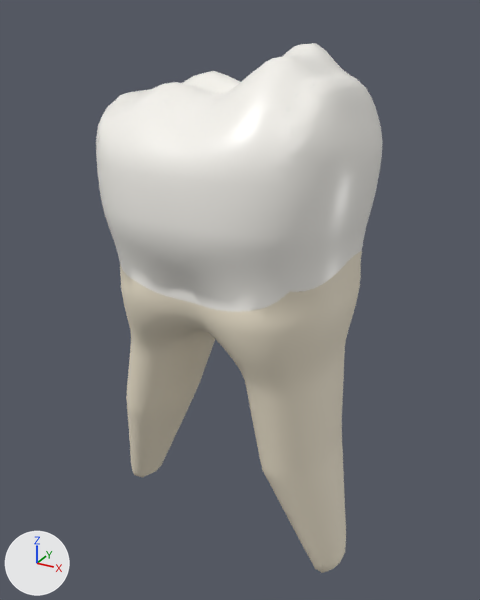
The glTF model public/models/teeth/84.glb as it was, and as the next commit left it.
One viewpoint serves both versions: a camera (50 mm lens) standing at (9.16, -16.64, 7.08) and looking at (-0.12, 0.24, -1.36). The lights are fixed; the arrows at lower left show +X, +Y and +Z. The first picture is the older version. Where no turn or scale is listed for an object, it has been applied to the vertices.

Script lines for the objects in view, before the commit:
```python
me_d = bpy.data.meshes.new('D')
me_d.from_pydata(...)  # 268 vertices, 456 faces; spans x -3.83..-2.15, y -2.7..2.7, z 0.1..4.88
me_d.materials.append(mat_enamel)  # white #f9f7f1
me_root = bpy.data.meshes.new('root')
me_root.from_pydata(...)  # 1728 vertices, 3373 faces; spans x -4.47..3.97, y -3.01..3.01, z -10.24..0.79
me_root.materials.append(mat_root)  # pale yellow #f0e6d0
me_v = bpy.data.meshes.new('V')
me_v.from_pydata(...)  # 319 vertices, 564 faces; spans x -2.92..2.99, y -3.5..-1.81, z -0.28..5.44
me_v.materials.append(mat_enamel)  # white #f9f7f1
ob_d = bpy.data.objects.new('D', me_d)
ob_d.location = (0.0, 0.0, 0.0)
ob_root = bpy.data.objects.new('root', me_root)
ob_root.location = (0.0, 0.0, 0.0)
ob_v = bpy.data.objects.new('V', me_v)
ob_v.location = (0.0, 0.0, 0.0)
# also in view: 'M' at (2.98, 0.03, 2.93); 'O' at (0.05, -0.01, 5.43)
```
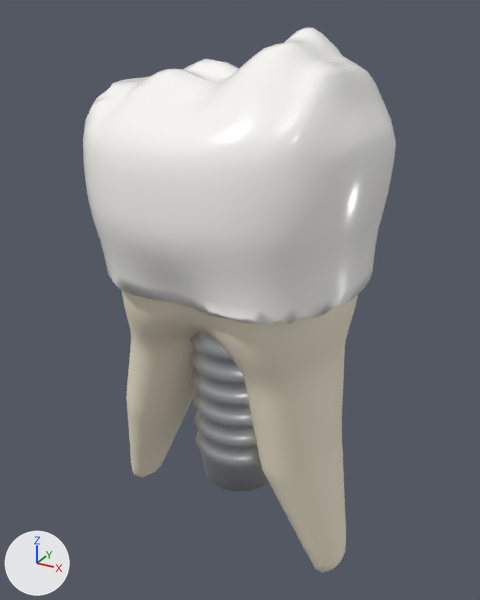
Where the newer file only moved an object's origin or applied its transform, the numbers keep the older frame.

The change, as a list of edits to the scene's bpy script:
```text
Add mat_titanium:
    mat_titanium = principled_material('titanium')
    mat_titanium.base_color = (0.72, 0.74, 0.77)  # light grey #dddfe3
    mat_titanium.metallic = 1.0
    mat_titanium.roughness = 0.35
Add mat_ceramic:
    mat_ceramic = principled_material('ceramic')
    mat_ceramic.base_color = (0.97, 0.96, 0.93)  # white #fcfaf7
    mat_ceramic.roughness = 0.2
Add me_implant:
    me_implant.from_pydata(...)  # 842 vertices, 1680 faces; spans x -1.7..1.7, y -1.7..1.7, z -5.75..5.75
    me_implant.materials.append(mat_titanium)  # light grey #dddfe3
Add me_crown:
    me_crown.from_pydata(...)  # 1182 vertices, 2360 faces; spans x -4.19..4.19, y -3.85..3.85, z -3.45..3.45
    me_crown.materials.append(mat_ceramic)  # white #fcfaf7
Add ob_implant:
    ob_implant = bpy.data.objects.new('implant', me_implant)
    ob_implant.location = (0.0, 0.0, -2.55)
Add ob_crown:
    ob_crown = bpy.data.objects.new('crown', me_crown)
    ob_crown.location = (0.01, 0.0, 3.15)
```

Pixel boxes [x1, y1, x2, y2] of what changed, in the pictures (480 x 600 px):
'crown', added
    after: [83, 27, 396, 325]
'implant', added
    after: [190, 331, 268, 492]
'V', unchanged, covered by the edit
    before: [97, 84, 297, 312]
'M', unchanged, covered by the edit
    before: [287, 76, 383, 292]
'O', unchanged, covered by the edit
    before: [131, 43, 351, 107]
